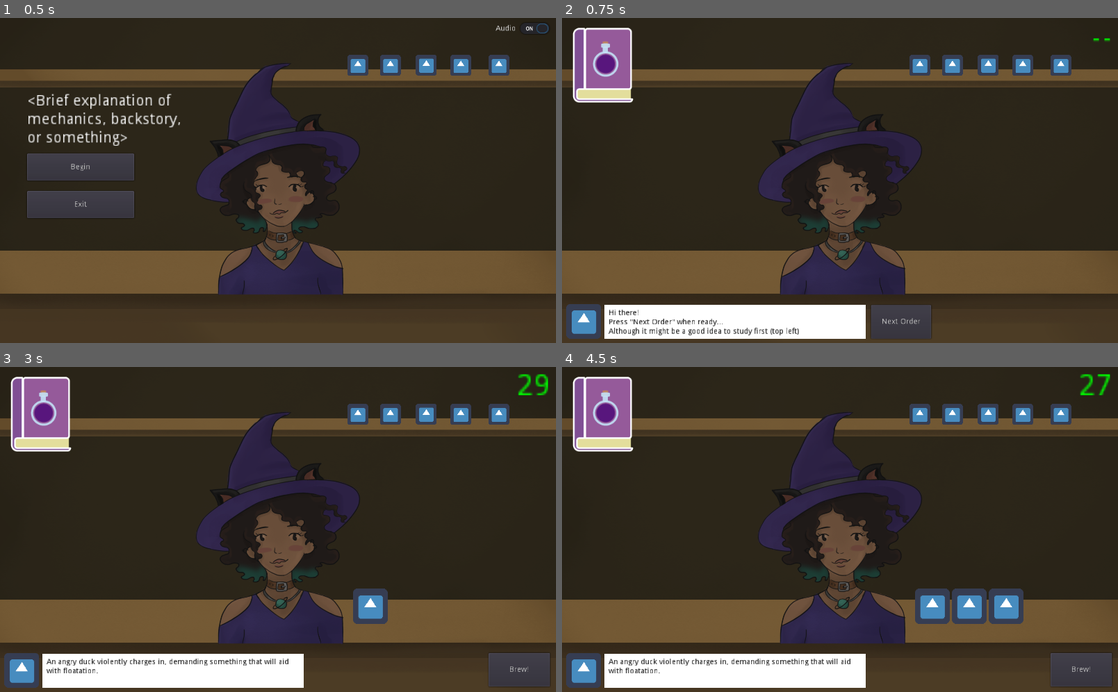
Above: before the commit, frames 1-4 (two rows, left to right).
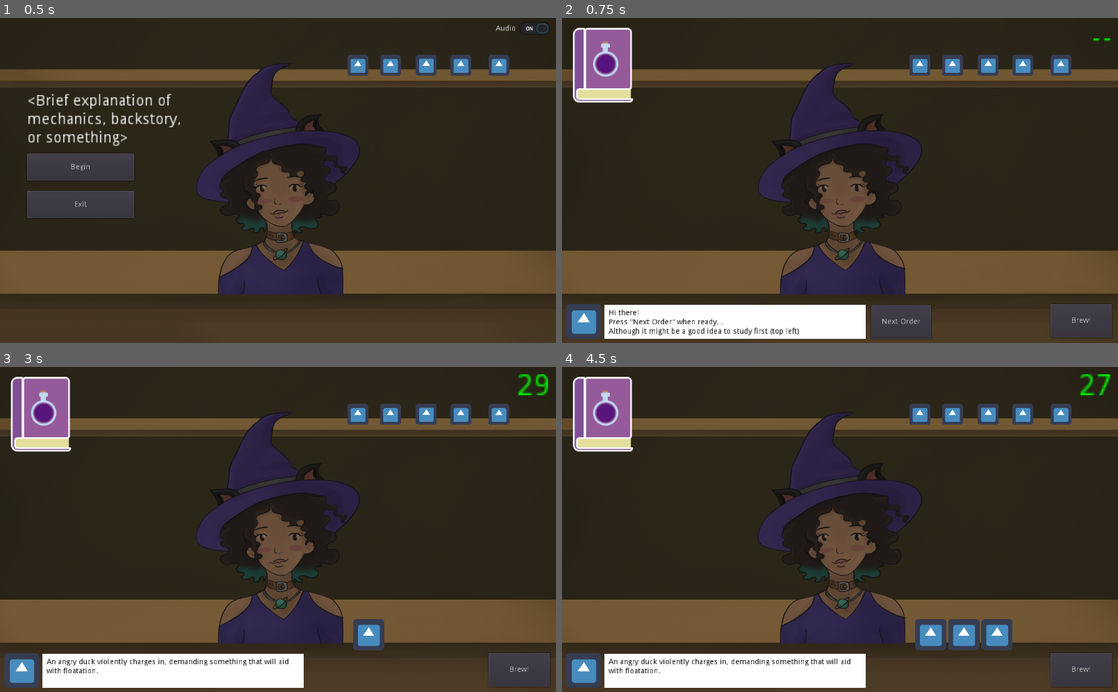
Above: after the commit, the same moments.

Repository: organicpencil/godot-wild-3
Game: Godot game, scene res://start.tscn
The game is run twice, just before and just after one commit, with the same random seed, the same clock (stepped at 60 frames per second) and the same inputs. The engine's default icon, where the game draws it, is replaced by a stand-in: a white triangle on a blue panel in a dark square.
Inputs (mouse positions are in pixels of both pictures, inside the frame that each line leads up to):
- Up to frame 1 (0.5 s): no input
- Up to frame 2 (0.75 s): click "Begin" at 0.5 s
- Up to frame 3 (3 s): click (517, 669) at 1.25 s, where only the run after the commit has a clickable "Brew!"; click "Next Order" at 2 s; click (355, 415) at 2.75 s
- Up to frame 4 (4.5 s): click (951, 415) at 3.5 s; click (990, 415) at 4.25 s

Frame 1 is identical in both runs. In frame 2, 1.1% of the frame differs, in the area x 87-99%, y 88-99%; in frame 3, 1.0%; in frame 4, 3.2%, in the area x 63-83%, y 68-88%.
Error after the commit: Invalid get index 'ingredients' (on base: 'Nil'). (res://shop/shop.gd:90)

Commit message:
Fix active ingredient rendering issues

Diff:
--- a/project/shop/shop.gd
+++ b/project/shop/shop.gd
@@ -31,7 +31,8 @@
 		return
 
 	# Make sure we don't already have this ingredient in the cauldron
-	for child in $ActiveIngredients.get_children():
+	#for child in $ActiveIngredients.get_children():
+	for child in get_node("../Background/Active").get_children():
 		if child.ingredient_id == ingredient_id:
 			return
 
@@ -44,11 +45,14 @@
 		Global.ING_SUNFLOWERSEED: node = preload("res://ingredients/sunflower_seed.tscn").instance()
 
 	node.active_mode = true
-	$ActiveIngredients.add_child(node)
+	#$ActiveIngredients.add_child(node)
+	# Ooooh boy
+	get_node("../Background/Active").add_child(node)
 	$BrewButton.show()
 
 func handle_remove_ingredient(ingredient_id):
-	if $ActiveIngredients.get_child_count() == 0:
+	#if $ActiveIngredients.get_child_count() == 0:
+	if get_node("../Background/Active").get_child_count() == 0:
 		$BrewButton.hide()
 
 func handle_nextorder_pressed():
@@ -71,7 +75,8 @@
 
 func handle_brew_pressed():
 	var score = 0
-	for node in $ActiveIngredients.get_children():
+	#for node in $ActiveIngredients.get_children():
+	for node in get_node("../Background/Active").get_children():
 		if node.ingredient_id in current_order['ingredients']:
 			score += 1
 		else:
--- a/project/shop/shop.tscn
+++ b/project/shop/shop.tscn
@@ -6,7 +6,6 @@
 [ext_resource path="res://shop/book.tscn" type="PackedScene" id=4]
 [ext_resource path="res://icon.png" type="Texture" id=5]
 [ext_resource path="res://menu/escape_menu.tscn" type="PackedScene" id=6]
-[ext_resource path="res://menu/escape_menu.gd" type="Script" id=7]
 
 [node name="Shop" type="Control"]
 anchor_left = 0.0
@@ -52,14 +51,13 @@
 align = 1
 
 [node name="BrewButton" type="Button" parent="."]
-visible = false
-anchor_left = 0.0
-anchor_top = 1.0
-anchor_right = 0.0
-anchor_bottom = 1.0
-margin_left = 900.0
+anchor_left = 1.0
+anchor_top = 1.0
+anchor_right = 1.0
+anchor_bottom = 1.0
+margin_left = -124.0
 margin_top = -72.0
-margin_right = 1013.0
+margin_right = -11.0
 margin_bottom = -10.0
 rect_pivot_offset = Vector2( 0, 0 )
 rect_clip_content = false
@@ -191,19 +189,9 @@
 lines_skipped = 0
 max_lines_visible = -1
 
-[node name="EscapeMenu" type="Control" parent="." instance=ExtResource( 6 )]
+[node name="EscapeMenu" parent="." instance=ExtResource( 6 )]
 visible = false
-anchor_left = 0.0
-anchor_top = 0.0
-anchor_right = 1.0
-anchor_bottom = 1.0
-rect_pivot_offset = Vector2( 0, 0 )
-rect_clip_content = false
-mouse_filter = 0
-mouse_default_cursor_shape = 0
-size_flags_horizontal = 1
-size_flags_vertical = 1
-script = ExtResource( 7 )
+mouse_filter = 0
 
 [node name="ActiveIngredients" type="HBoxContainer" parent="."]
 anchor_left = 0.0
--- a/project/start.tscn
+++ b/project/start.tscn
@@ -87,6 +87,24 @@
 margin_bottom = -320.0
 
 [node name="Witch" parent="Background" instance=ExtResource( 9 )]
+
+[node name="Active" type="HBoxContainer" parent="Background"]
+anchor_left = 0.5
+anchor_top = 0.5
+anchor_right = 0.5
+anchor_bottom = 0.5
+margin_left = 230.0
+margin_top = 276.0
+margin_right = 294.0
+margin_bottom = 340.0
+rect_scale = Vector2( 1.5, 1.5 )
+rect_pivot_offset = Vector2( 0, 0 )
+rect_clip_content = false
+mouse_filter = 1
+mouse_default_cursor_shape = 0
+size_flags_horizontal = 1
+size_flags_vertical = 1
+alignment = 0
 
 [node name="Menu" type="Control" parent="."]
 anchor_left = 0.0
Not shown: 1 places in project/shop/shop.tscn that only renumber resources
